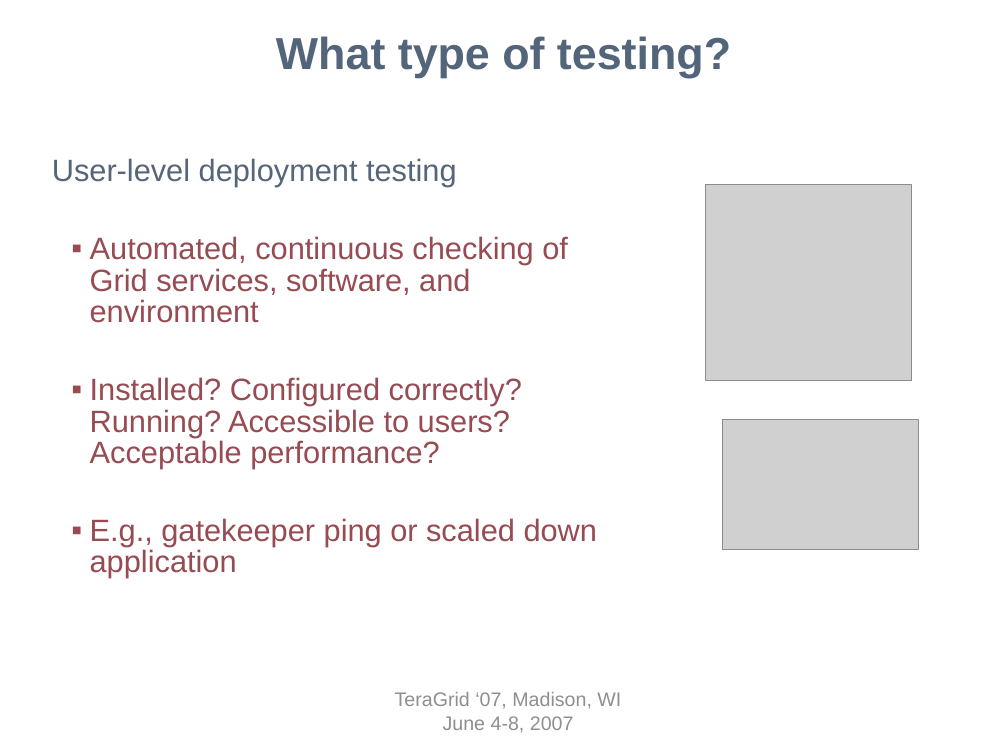
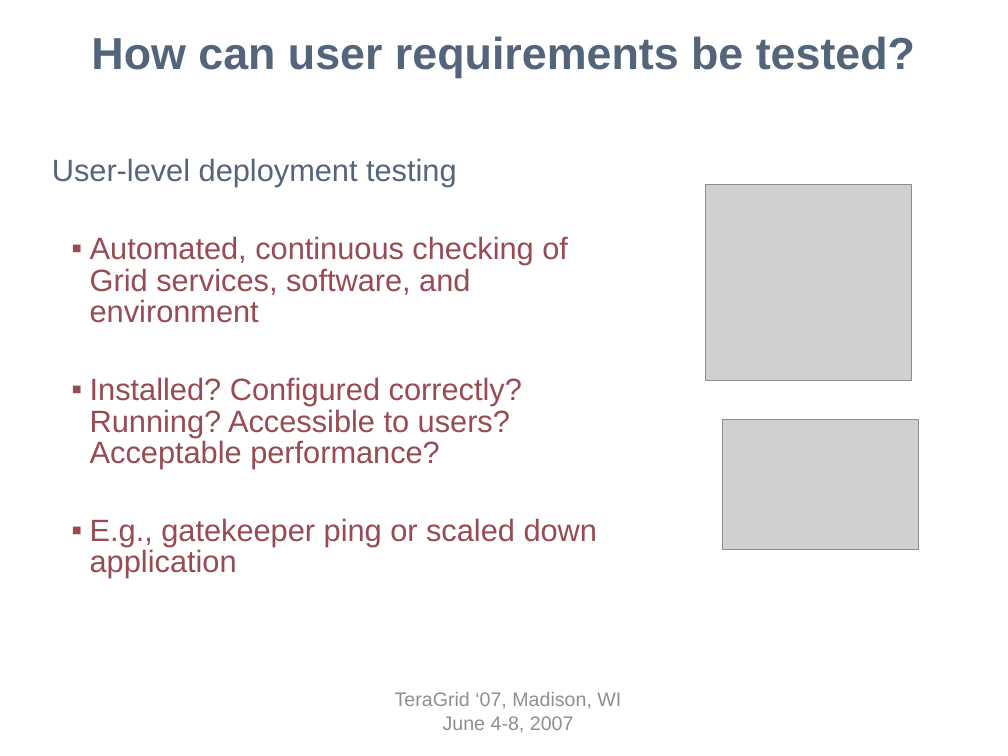
Before and after one commit to IncaProject/inca-xsede, a slide deck: slide 3 of talks/tg07-inca.ppt. Drawn at 1008x756 pixels with LibreOffice and Linux fonts; fonts in the diff are those of the drawing; grey boxes stand for pictures; background and template pictures are left out. Boxes give left, top, right and bottom in pixels: in the first picture for what was removed or moved away, otherwise in the second. Text is boxed around its words. In the diff, an @@ line names an element or a change of style, - is before the commit and + after.

```diff
--- a/talks/tg07-inca.ppt
+++ b/talks/tg07-inca.ppt
@@ title at <box>91,36,915,78</box>: text changed @@
-What type of testing?
+How can user requirements be tested?
```
Also in this commit, not shown: 2 other slides changed.
